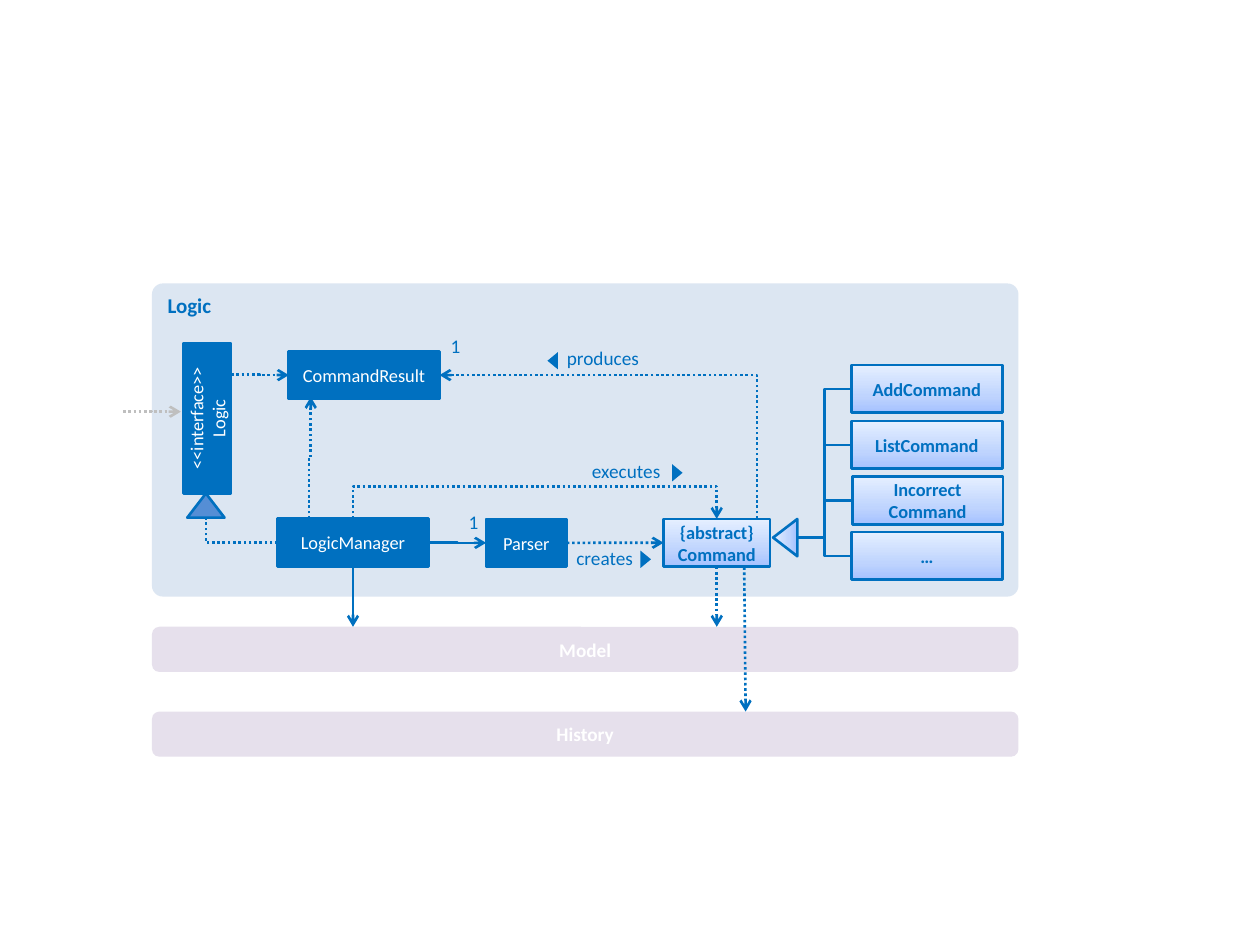
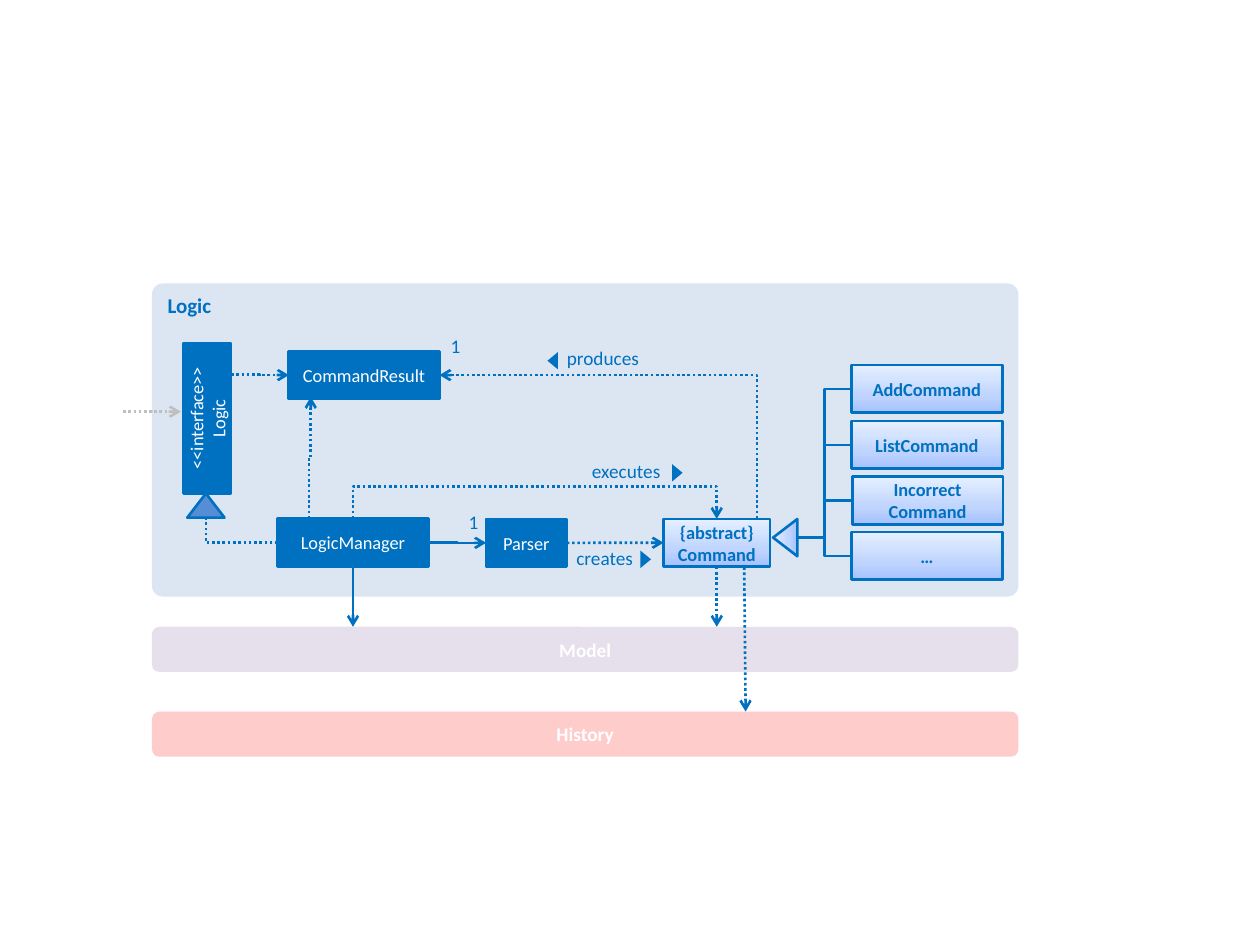
Before and after one commit to turtle96/taskell, a slide deck: slide 5 of docs/diagrams/Diagrams.pptx. Drawn at 1260x945 pixels with LibreOffice and Linux fonts; fonts in the diff are those of the drawing. Boxes give left, top, right and bottom in pixels: in the first picture for what was removed or moved away, otherwise in the second. Text is boxed around its words. In the diff, an @@ line names an element or a change of style, - is before the commit and + after.

Commit message:
update History and architecture

```diff
--- a/docs/diagrams/Diagrams.pptx
+++ b/docs/diagrams/Diagrams.pptx
@@ rounded rectangle "History" at (152, 712, 1019, 757): fill #E6E0EC to #FFCCCC @@
@@ text in rounded rectangle at (556, 728, 613, 744): text added @@
+History
```
Also in this commit, not shown: 2 other slides changed, 2 other files.
